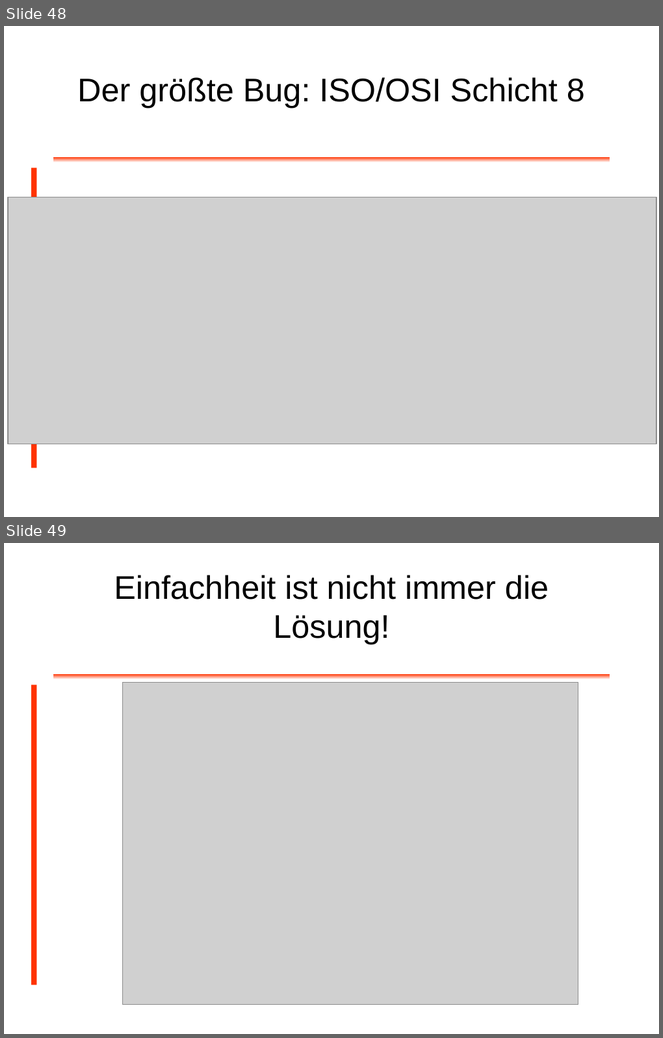
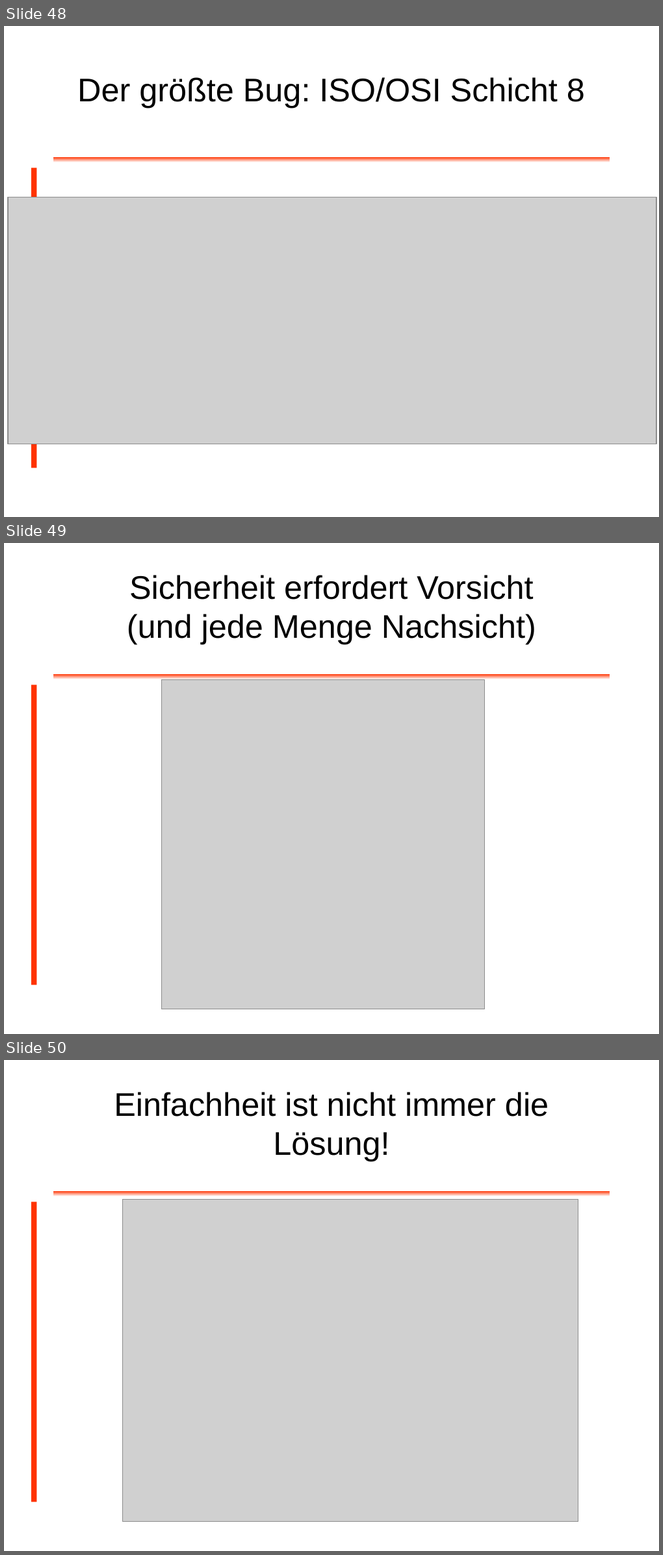
Before and after one commit to dlindner/vorlesung-se2-dhbw, a slide deck: added_2009/Top 25 Software Bugs.odp. Shown one above the other, each under a label of ours: slides 48 and 49 before the commit, slides 48, 49 and 50 after it. The pictures are 663x1038 and 663x1555 pixels, drawn with LibreOffice and Linux fonts; fonts in the diff are those of the drawing; grey boxes stand for pictures; background and template pictures are left out. Boxes give left, top, right and bottom in pixels: in the first picture for what was removed or moved away, otherwise in the second. Text is boxed around its words. In the diff, an @@ line names an element or a change of style, - is before the commit and + after.

Commit message:
Neues Bild im Epilog

```diff
--- a/added_2009/Top 25 Software Bugs.odp
+++ b/added_2009/Top 25 Software Bugs.odp
@@ slide 49 added at box(4, 543, 659, 1034), background #FFFFFF; not listed: 2 template elements that a slide beside it also shows @@
@@ title added at box(127, 575, 536, 644), 36 pt, text #000000 @@
+Sicherheit erfordert Vorsicht
+(und jede Menge Nachsicht)
@@ picture added at box(161, 680, 484, 1010) @@
@@ what was slide 49 is now slide 50 @@
```
